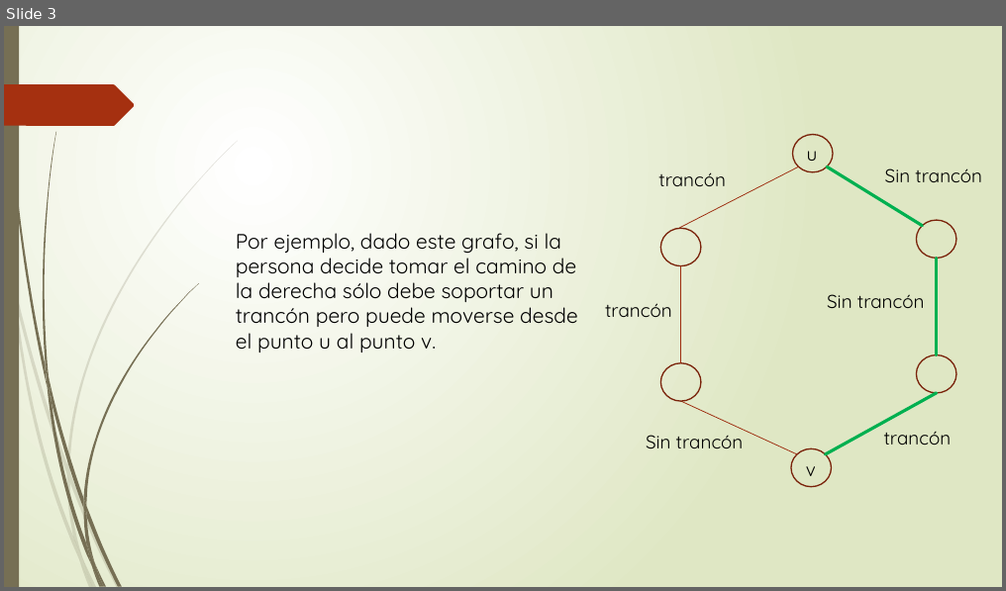
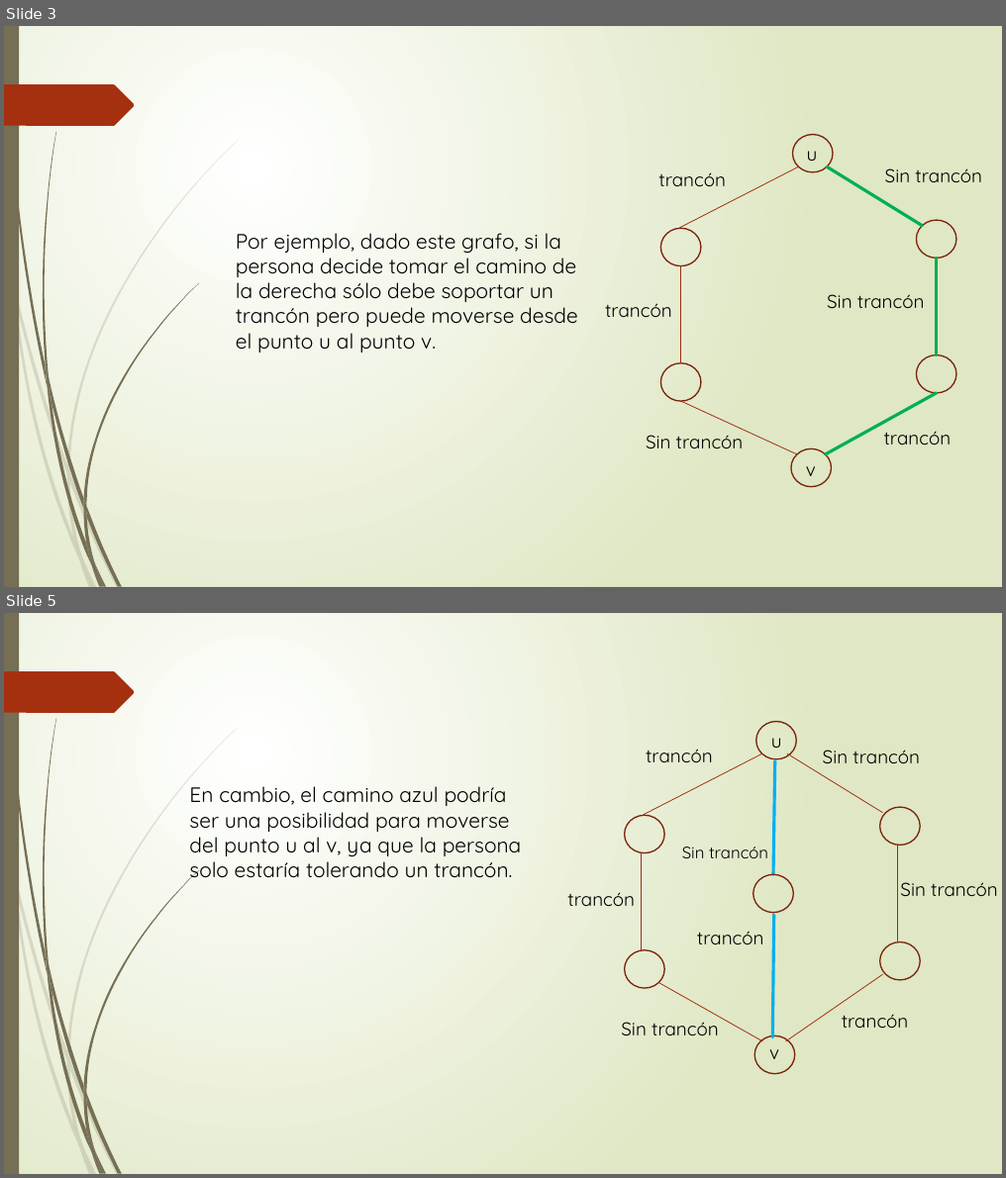
Before and after one commit to juanksRuiz/Proyecto-LCC, a slide deck: Problema de caminos con trancones.pptx. Shown one above the other, each under a label of ours: slide 3 before the commit, slides 3 and 5 after it; the slides between them are not shown. The pictures are 1006x591 and 1006x1178 pixels, drawn with LibreOffice and Linux fonts; fonts in the diff are those of the drawing. Boxes give left, top, right and bottom in pixels: in the first picture for what was removed or moved away, otherwise in the second. Text is boxed around its words. In the diff, an @@ line names an element or a change of style, - is before the commit and + after.

```diff
--- a/Problema de caminos con trancones.pptx
+++ b/Problema de caminos con trancones.pptx
@@ slide 5 added at (4, 613, 1002, 1174), background gradient #FFFFFF to #DFE8C4; not listed: 24 template elements that a slide beside it also shows @@
@@ text added at (646, 749, 713, 762), 18 pt, text #000000 @@
+trancón
@@ text added at (771, 738, 782, 748), 18 pt, text #000000 @@
+u
@@ line added from (788, 754) to (883, 813), #9E2E0F 0.75 pt @@
@@ text added at (823, 750, 920, 763), 18 pt, text #000000 @@
+Sin trancón
@@ text added at (189, 786, 522, 879), 20 pt, text #000000 @@
+En cambio, el camino azul podría ser una posibilidad para moverse del punto u al v, ya que la persona solo estaría tolerando un trancón.
@@ line added from (775, 761) to (773, 875), #00B0F0 3 pt @@
@@ group added at (625, 722, 921, 854): 3 ellipses, 1 line @@
@@ text added at (682, 847, 768, 859), 16 pt, text #000000 @@
+Sin trancón
@@ line added from (898, 845) to (898, 943), #9E2E0F 0.75 pt @@
@@ line added from (642, 854) to (642, 951), #9E2E0F 0.75 pt @@
@@ ellipse added at (753, 875, 794, 913), outline #7A240C 1.25 pt @@
@@ text added at (567, 892, 635, 906), 18 pt, text #000000 @@
+trancón
@@ text added at (900, 882, 998, 896), 18 pt, text #000000 @@
+Sin trancón
@@ text added at (697, 931, 764, 945), 18 pt, text #000000 @@
+trancón
@@ line added from (773, 912) to (773, 1038), #9E2E0F 0.75 pt @@
@@ line added from (774, 916) to (773, 1038), #00B0F0 3 pt @@
@@ ellipse added at (625, 951, 665, 989), outline #7A240C 1.25 pt @@
@@ ellipse added at (880, 943, 921, 980), outline #7A240C 1.25 pt @@
@@ line added from (659, 983) to (763, 1042), #9E2E0F 0.75 pt @@
@@ line added from (786, 1042) to (883, 974), #9E2E0F 0.75 pt @@
@@ text added at (621, 1016, 719, 1036), 18 pt, text #000000 @@
+Sin trancón
@@ text added at (842, 1015, 909, 1028), 18 pt, text #000000 @@
+trancón
@@ ellipse added at (754, 1036, 795, 1074), outline #7A240C 1.25 pt @@
@@ text added at (769, 1050, 779, 1059), 18 pt, text #000000 @@
+v
```
Also in this commit, not shown: 1 slide changed, 1 other slide added.
